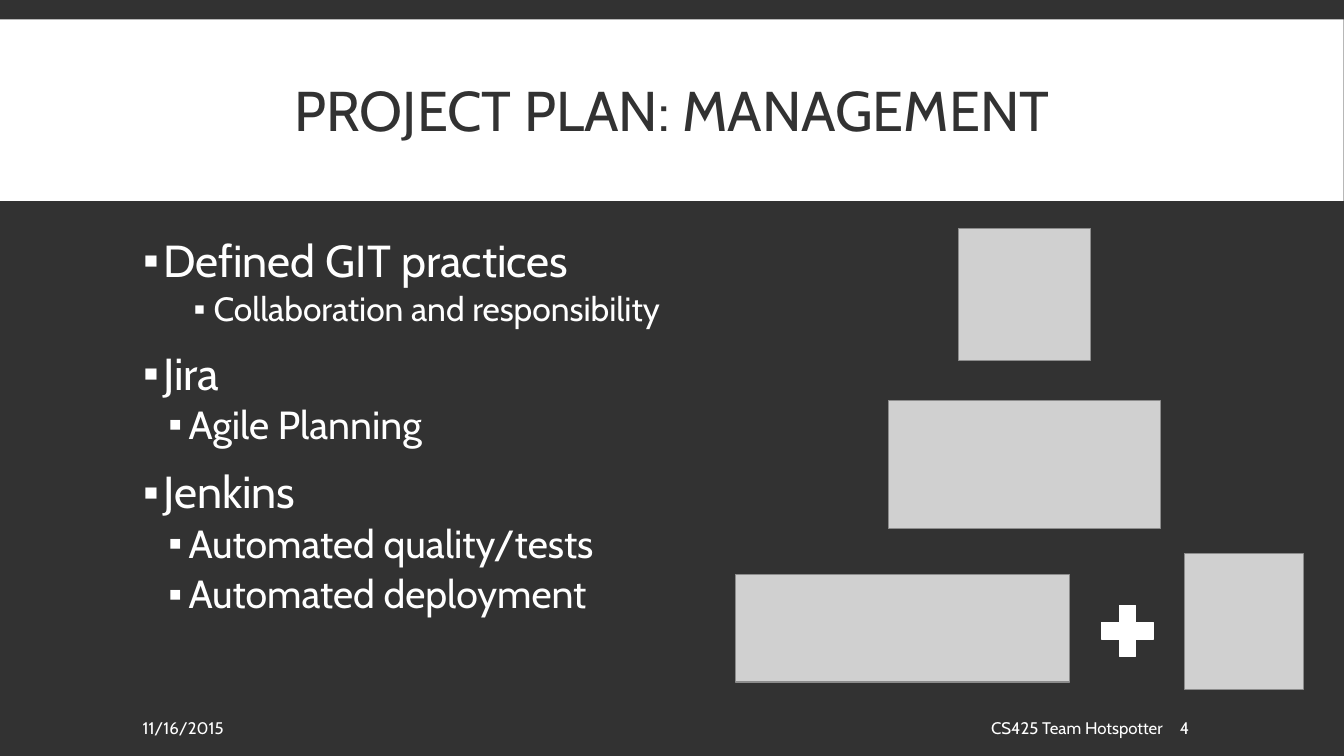
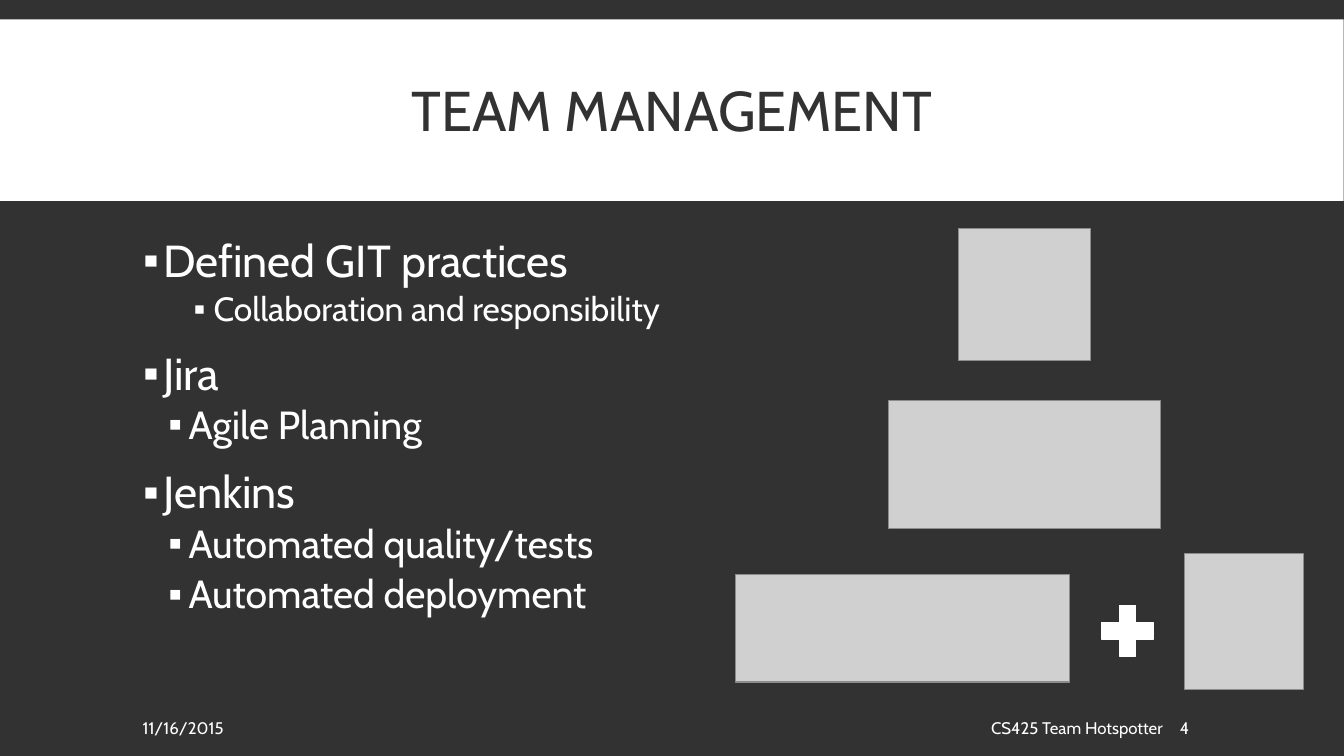
Before and after one commit to spesmit/hotspotter, a slide deck: slide 4 of Documentation/Presentations/CS425 Final Presentation.pptx. Drawn at 1344x756 pixels with LibreOffice and Linux fonts; fonts in the diff are those of the drawing; grey boxes stand for pictures. Boxes give left, top, right and bottom in pixels: in the first picture for what was removed or moved away, otherwise in the second. Text is boxed around its words. In the diff, an @@ line names an element or a change of style, - is before the commit and + after.

```diff
--- a/Documentation/Presentations/CS425 Final Presentation.pptx
+++ b/Documentation/Presentations/CS425 Final Presentation.pptx
@@ title at bbox=[412, 91, 932, 132]: text changed @@
-PROJECT PLAN: MANAGEMENT
+TEAM MANAGEMENT
```
Also in this commit, not shown: 1 other file.
